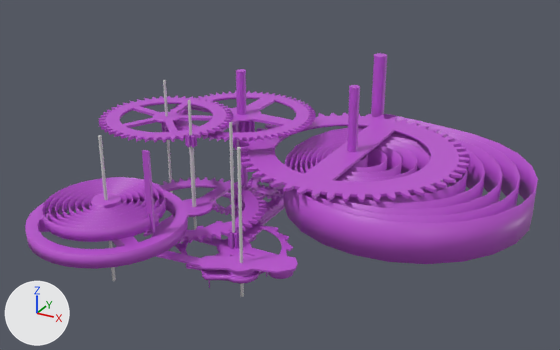
Renders of the COLLADA model assets/models/clock.dae from each side of a commit.
Rendered twice from a camera (50 mm lens) standing at (12.4, -19.35, 13.26) and looking at (0.07, 3.08, 2.05). The lights are fixed; the arrows at lower left show +X, +Y and +Z. Where no turn or scale is listed for an object, it has been applied to the vertices.

The older version as bpy lines, for what is in view:
```python
ob_anchor = bpy.data.objects.new('anchor', me_anchor)
ob_anchor.location = (1.33, -1.69, 0.79)
ob_escape_wheel = bpy.data.objects.new('escape_wheel', me_escape_wheel)
ob_escape_wheel.location = (0.0, 0.0, 0.61)
ob_gear_000 = bpy.data.objects.new('gear_000', me_gear_000)
ob_gear_000.location = (-2.42, 1.21, 0.97)
ob_gear_001 = bpy.data.objects.new('gear_001', me_gear_001)
ob_gear_001.location = (-4.57, 2.72, 3.56)
ob_gear_002 = bpy.data.objects.new('gear_002', me_gear_002)
ob_gear_002.location = (1.85, 5.38, 2.49)
ob_gear_hours = bpy.data.objects.new('gear_hours', me_gear_hours)
ob_gear_hours.location = (-2.78, 5.14, -0.42)
ob_gear_minutes = bpy.data.objects.new('gear_minutes', me_gear_007)
ob_gear_minutes.location = (-2.78, 5.14, 3.23)
ob_pendulum = bpy.data.objects.new('pendulum', me_pendulum)
ob_pendulum.location = (-2.81, -2.87, 1.88)
ob_pin_005 = bpy.data.objects.new('pin_005', me_pin_005)
ob_pin_005.location = (-2.78, 5.14, 2.5)
# also in view: 'spring_holder' at (-0.86, -3.17, 3.71); 'pendulum_spring' at (-2.76, -2.92, 2.65); 'pin_000' at (0.0, 0.0, 2.5); 'movement_spring' at (4.05, 5.6, 1.64); 'pin_006' at (1.85, 5.38, 2.5)
```
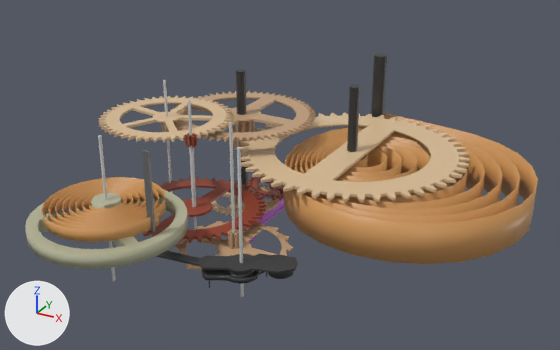
Location of each change, (x1, y1, x2, y2) in pixels of the pictures (560 x 350 px):
'movement_spring', recoloured (purple to orange): (283, 114, 538, 264) in both
'gear_002', recoloured (purple to beige): (239, 113, 470, 202) in both
'pendulum_spring', recoloured (purple to orange): (42, 177, 166, 242) in both
'pendulum', recoloured: (25, 190, 188, 269) in both
'gear_001', recoloured (purple to beige): (99, 96, 233, 143) in both
'gear_minutes', recoloured (purple to beige): (170, 91, 316, 199) in both
'gear_000', recoloured: (143, 133, 266, 243) in both
'anchor', recoloured (purple to black): (156, 251, 298, 288) in both
'escape_wheel', recoloured (purple to brown): (175, 221, 293, 271) in both
'pin_007', recoloured (purple to black): (371, 53, 387, 117) in both
'pin_006', recoloured (purple to black): (347, 85, 360, 152) in both
'spring_holder', recoloured (purple to grey): (142, 150, 155, 233) in both
'pin_005', recoloured (purple to black): (236, 69, 248, 188) in both
'gear_003', recoloured (purple to brown): (248, 176, 283, 201) in both

Diff of the bpy script that builds the scene:
```diff
--- a/assets/models/clock.dae.py
+++ b/assets/models/clock.dae.py
@@ me_escape_wheel @@
 me_escape_wheel.from_pydata(...)  # 446 vertices, 856 faces; spans x -1.98..1.98, y -1.98..1.98, z -0.06..0.54
-me_escape_wheel.materials.append(mat_default)  # purple #bc54d1
+me_escape_wheel.materials.append(mat_gear2)  # brown #c29f7c
@@ me_anchor @@
 me_anchor.from_pydata(...)  # 256 vertices, 474 faces; spans x -3.59..1.63, y -2.11..1.21, z -0.51..0.91
-me_anchor.materials.append(mat_default)  # purple #bc54d1
+me_anchor.materials.append(mat_anchor)  # black #363638
@@ me_pendulum @@
 me_pendulum.from_pydata(...)  # 221 vertices, 436 faces; spans x -2.48..2.47, y -2.48..2.47, z -0.61..1.02
-me_pendulum.materials.append(mat_default)  # purple #bc54d1
+me_pendulum.materials.append(mat_pendulum)  # grey #b5b599
@@ me_gear_000 @@
 me_gear_000.from_pydata(...)  # 1578 vertices, 3112 faces; spans x -2.59..2.59, y -2.59..2.59, z -0.05..2.78
-me_gear_000.materials.append(mat_default)  # purple #bc54d1
+me_gear_000.materials.append(mat_gear3)  # brown #96422d
@@ me_gear_001 @@
 me_gear_001.from_pydata(...)  # 1588 vertices, 3120 faces; spans x -2.49..2.49, y -2.49..2.49, z -0.59..0.05
-me_gear_001.materials.append(mat_default)  # purple #bc54d1
+me_gear_001.materials.append(mat_gear1)  # beige #dabc94
@@ me_gear_007 @@
 me_gear_007.from_pydata(...)  # 2345 vertices, 4616 faces; spans x -2.89..2.89, y -2.89..2.89, z -3.47..0.05
-me_gear_007.materials.append(mat_default)  # purple #bc54d1
+me_gear_007.materials.append(mat_gear2)  # brown #c29f7c
@@ me_pin_005 @@
 me_pin_005.from_pydata(...)  # 24 vertices, 44 faces; spans x -0.19..0.19, y -0.19..0.19, z -2.6..2.5
-me_pin_005.materials.append(mat_default)  # purple #bc54d1
+me_pin_005.materials.append(mat_big_pin)  # black #353535
@@ me_gear_002 @@
 me_gear_002.from_pydata(...)  # 1400 vertices, 2804 faces; spans x -4.25..4.25, y -4.25..4.25, z -0.05..0.05
-me_gear_002.materials.append(mat_default)  # purple #bc54d1
+me_gear_002.materials.append(mat_gear1)  # beige #dabc94
@@ me_pin_006 @@
 me_pin_006.from_pydata(...)  # 24 vertices, 44 faces; spans x -0.19..0.19, y -0.19..0.19, z -2.5..2.5
-me_pin_006.materials.append(mat_default)  # purple #bc54d1
+me_pin_006.materials.append(mat_big_pin)  # black #353535
@@ me_pendulum_spring @@
 me_pendulum_spring.from_pydata(...)  # 772 vertices, 1540 faces; spans x -3.71..0.21, y -1.96..1.86, z -0.28..0.23
-me_pendulum_spring.materials.append(mat_default)  # purple #bc54d1
+me_pendulum_spring.materials.append(mat_spring)  # orange #d1995b
@@ me_spring_holder @@
 me_spring_holder.from_pydata(...)  # 24 vertices, 44 faces; spans x -0.1..0.1, y -0.04..0.04, z -1.58..1.0
-me_spring_holder.materials.append(mat_default)  # purple #bc54d1
+me_spring_holder.materials.append(mat_spring_holder)  # dark grey #686868
@@ me_movement_spring @@
 me_movement_spring.from_pydata(...)  # 1076 vertices, 2144 faces; spans x -2.27..6.66, y -4.53..4.98, z -0.71..0.71
-me_movement_spring.materials.append(mat_default)  # purple #bc54d1
+me_movement_spring.materials.append(mat_spring)  # orange #d1995b
@@ me_pin_007 @@
 me_pin_007.from_pydata(...)  # 24 vertices, 44 faces; spans x -0.27..0.27, y -0.27..0.27, z -2.5..2.5
-me_pin_007.materials.append(mat_default)  # purple #bc54d1
+me_pin_007.materials.append(mat_big_pin)  # black #353535
@@ me_gear_003 @@
 me_gear_003.from_pydata(...)  # 1323 vertices, 2568 faces; spans x -1.46..1.46, y -1.46..1.46, z -0.45..0.05
-me_gear_003.materials.append(mat_default)  # purple #bc54d1
+me_gear_003.materials.append(mat_gear3)  # brown #96422d
```
